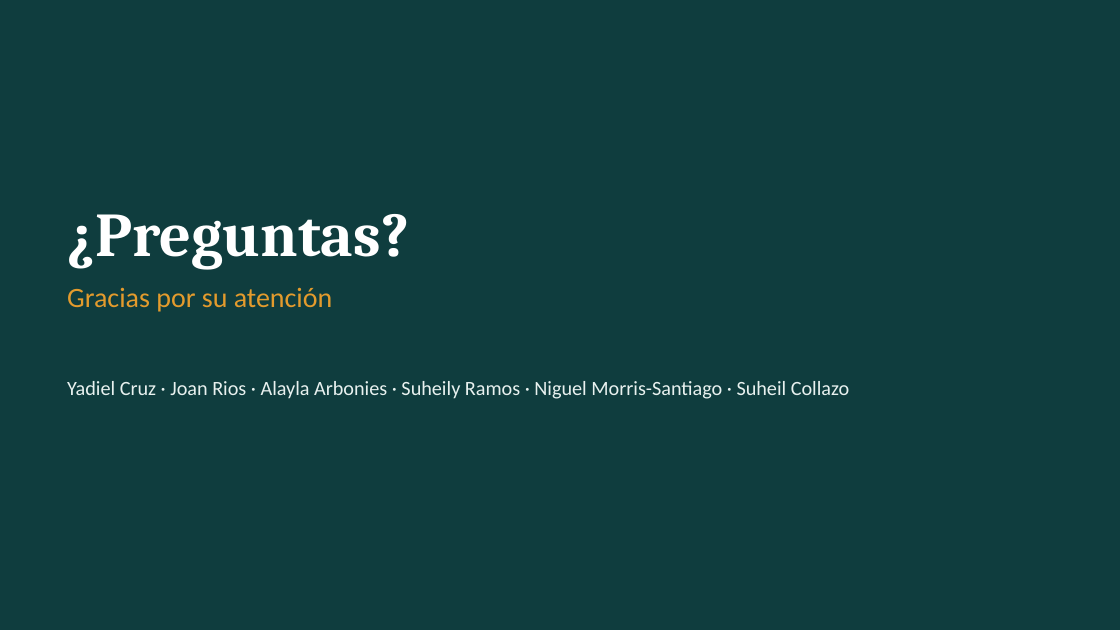
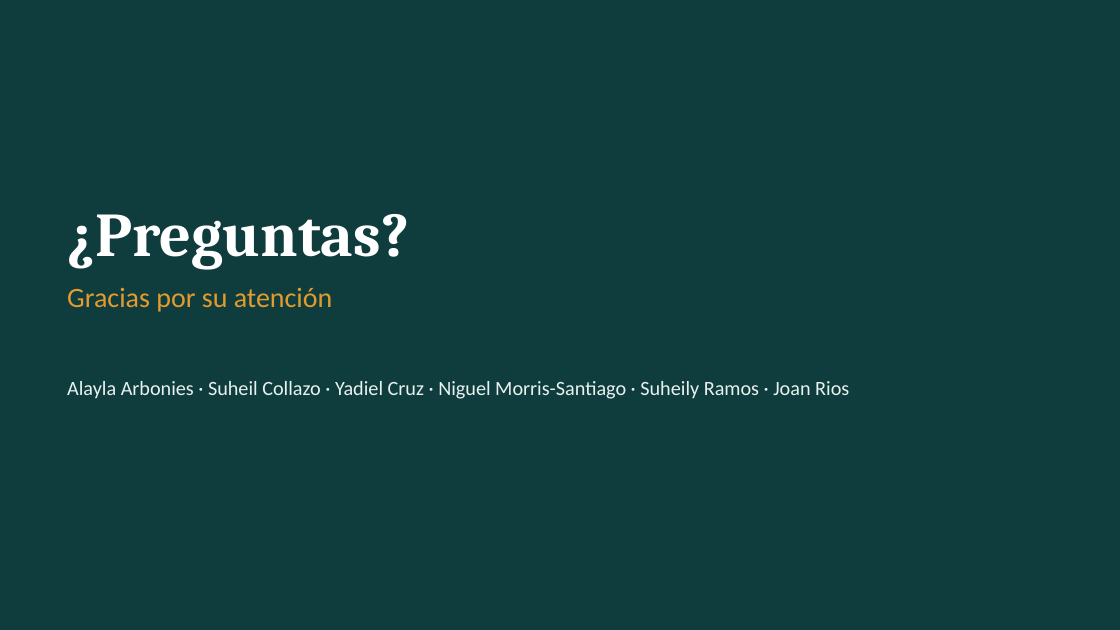
Before and after one commit to morrisniguel/Niguel-Morris, a slide deck: slide 24 of presentaciones/Tipos_de_Control_Administrativo.pptx. Drawn at 1120x630 pixels with LibreOffice and Linux fonts; fonts in the diff are those of the drawing. Boxes give left, top, right and bottom in pixels: in the first picture for what was removed or moved away, otherwise in the second. Text is boxed around its words. In the diff, an @@ line names an element or a change of style, - is before the commit and + after.

```diff
--- a/presentaciones/Tipos_de_Control_Administrativo.pptx
+++ b/presentaciones/Tipos_de_Control_Administrativo.pptx
@@ text at <box>67,381,849,399</box>: text changed @@
-Yadiel Cruz · Joan Rios · Alayla Arbonies · Suheily Ramos · Niguel Morris-Santiago · Suheil Collazo
+Alayla Arbonies · Suheil Collazo · Yadiel Cruz · Niguel Morris-Santiago · Suheily Ramos · Joan Rios
```
Also in this commit, not shown: 1 other slide changed.
